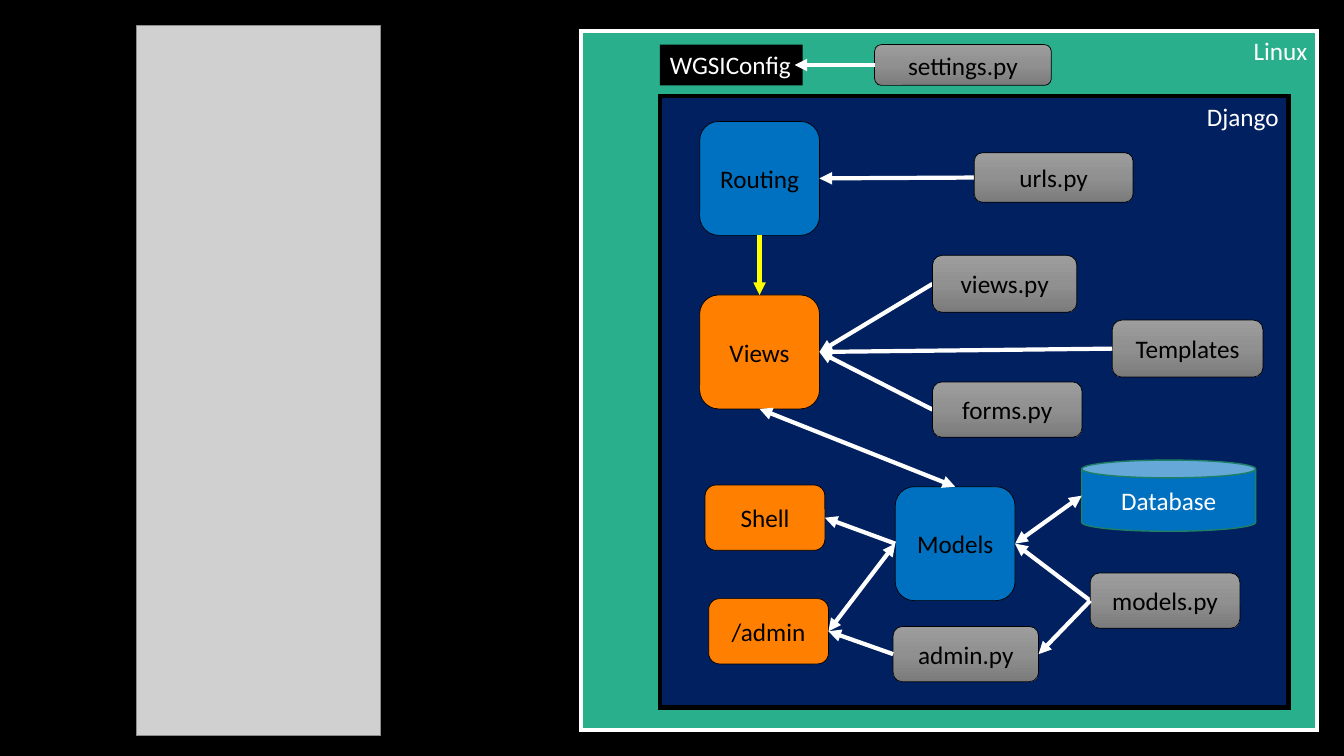
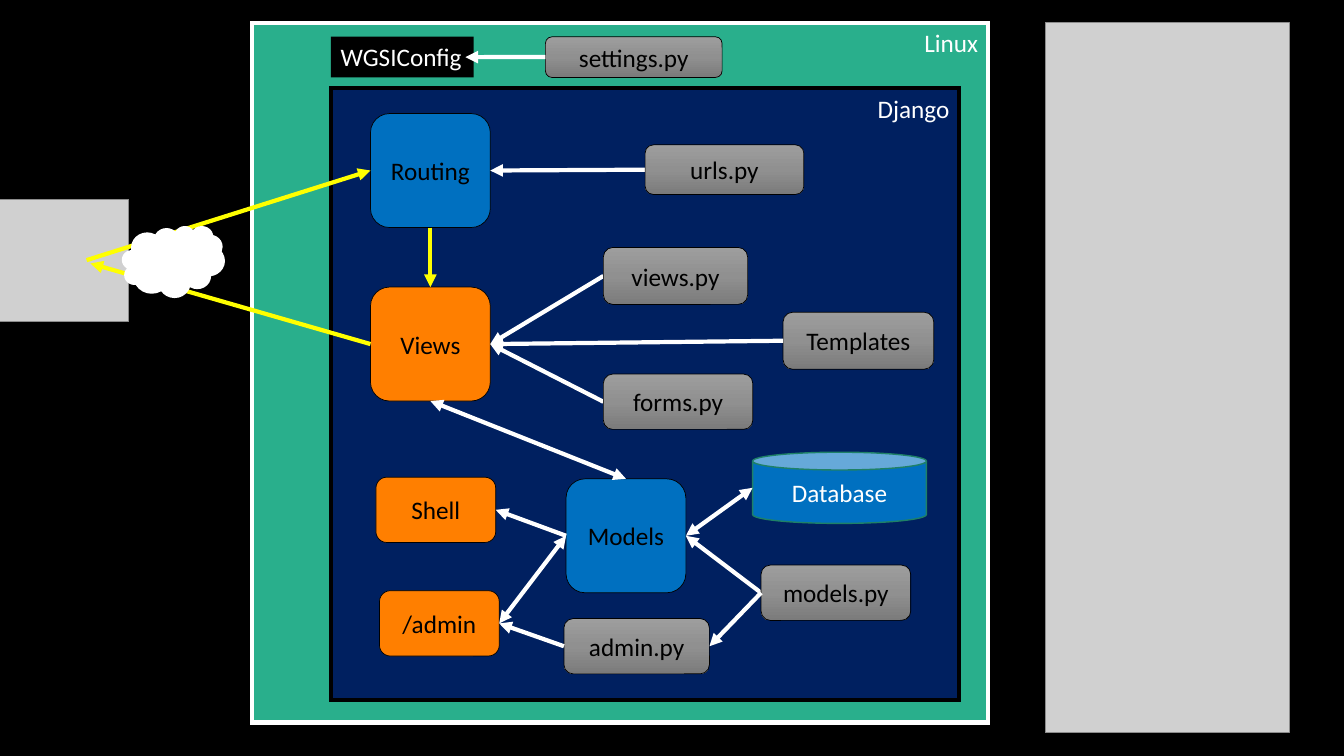
Before and after one commit to csev/dj4e, a slide deck: slide 3 of lectures/bigpicture.pptx. Drawn at 1344x756 pixels with LibreOffice and Linux fonts; fonts in the diff are those of the drawing; grey boxes stand for pictures. Boxes give left, top, right and bottom in pixels: in the first picture for what was removed or moved away, otherwise in the second. Text is boxed around its words. In the diff, an @@ line names an element or a change of style, - is before the commit and + after.

```diff
--- a/lectures/bigpicture.pptx
+++ b/lectures/bigpicture.pptx
@@ picture: place and size @@
-picture at (137, 25, 381, 735)
+picture at (1046, 23, 1290, 733)
@@ arrow added from (87, 260) to (371, 170), #FFFF00 3 pt @@
@@ picture added at (0, 200, 129, 322) @@
@@ thought cloud added at (122, 226, 225, 297), fill #FFFFFF @@
@@ arrow added from (371, 344) to (91, 263), #FFFF00 3 pt @@
@@ 9 rounded rectangles, 9 arrows, 2 rectangles, 2 double arrows: place and size @@
-9 rounded rectangles, 9 arrows, 2 rectangles, 2 double arrows at (660, 44, 1290, 708)
+9 rounded rectangles, 9 arrows, 2 rectangles, 2 double arrows at (331, 36, 960, 700)
@@ 3 rounded rectangles, 1 rectangle, 1 cylinder, 1 arrow, 1 double arrow: place and size @@
-3 rounded rectangles, 1 rectangle, 1 cylinder, 1 arrow, 1 double arrow at (582, 30, 1318, 730)
+3 rounded rectangles, 1 rectangle, 1 cylinder, 1 arrow, 1 double arrow at (252, 23, 988, 723)
```
Also in this commit, not shown: 1 other file.
